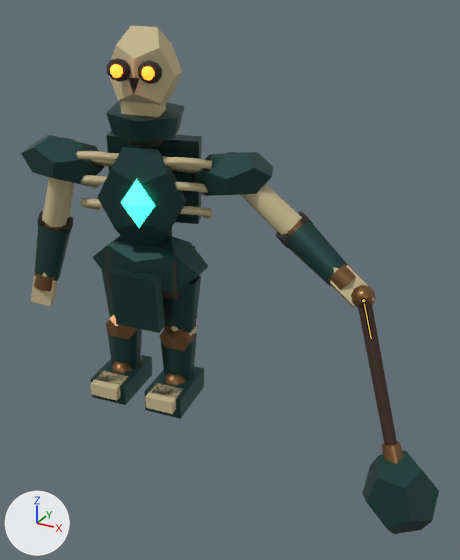
A saved change to the glTF model game/assets/models/enemies/ossuary-guardian-v1/ossuary-guardian-lod1.glb.
Rendered twice from a camera (50 mm lens) standing at (2.16, -2.93, 2.35) and looking at (0.56, -0.02, 0.9). Lighting does not change. The marker at lower left points along +X, +Y and +Z. The older version comes first. Both versions are drawn at frame 21 of the action 'attack_mace'; the numbers are the values there. The bones that change are drawn over the model as lines.

In view in the first picture: 'back_plate', 'gorget', 'left_bracer', 'left_pauldron', 'mace_grip', 'mace_head', 'mace_neck', 'mace_pommel', 'pelvis_armor', 'pelvis_front_plate', 'right_bracer', 'right_pauldron', 'skull_cranium', 'sternum_plate' and 40 more.
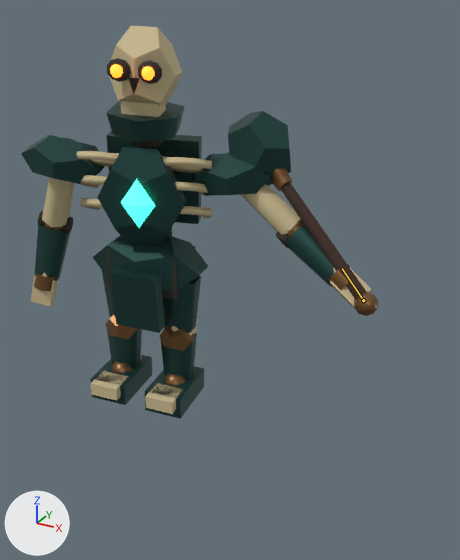
Commit message: fix: bind guardian mace to attack hand

The change, as a list of edits to the scene's bpy script:
```text
Change bone_prop_mace:
    where bone_prop_mace = bpy.data.objects['ossuary_guardian_lod1'].pose.bones['prop_mace']  # child of 'right_hand_bone'
    bone_prop_mace.rotation_quaternion: (0.194, 0.012, -0.072, 0.968) -> (1.0, 0.0, 0.0, 0.0)  # degrees (-8, -3, 158) -> degrees (0, 0, 0)
```

What differs and where, as boxes (x1, y1, x2, y2) in the pictures (460 x 560 px):
'mace_head', posed (17% narrower, 10% shorter): before (363, 451, 439, 534); after (228, 111, 291, 186)
'mace_grip', posed (117% wider, 16% shorter): before (358, 304, 397, 445); after (281, 182, 367, 300)
'mace_neck', posed: before (382, 441, 404, 464); after (270, 169, 292, 191)
'mace_pommel', posed: before (351, 285, 376, 308); after (354, 292, 378, 316)
bone 'prop_mace', root to tip: before (363, 300) to (371, 338); after (363, 300) to (342, 268)
